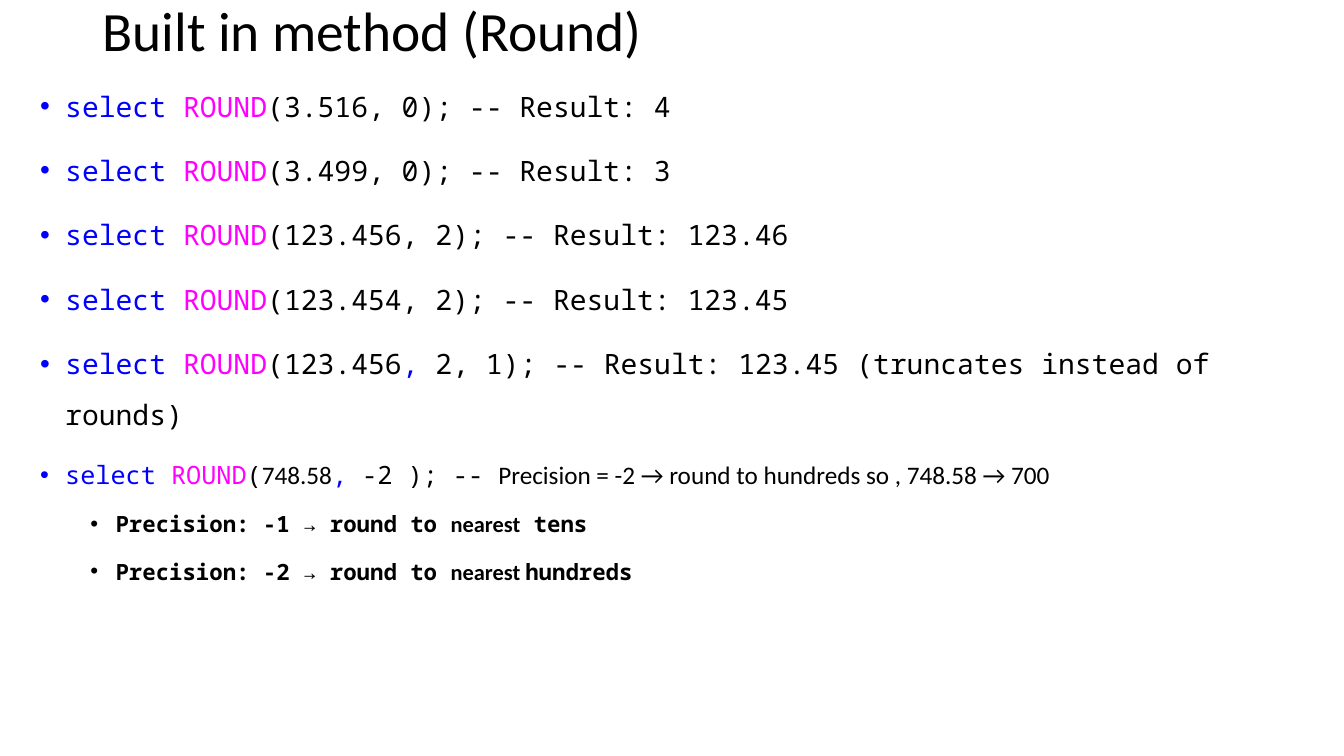
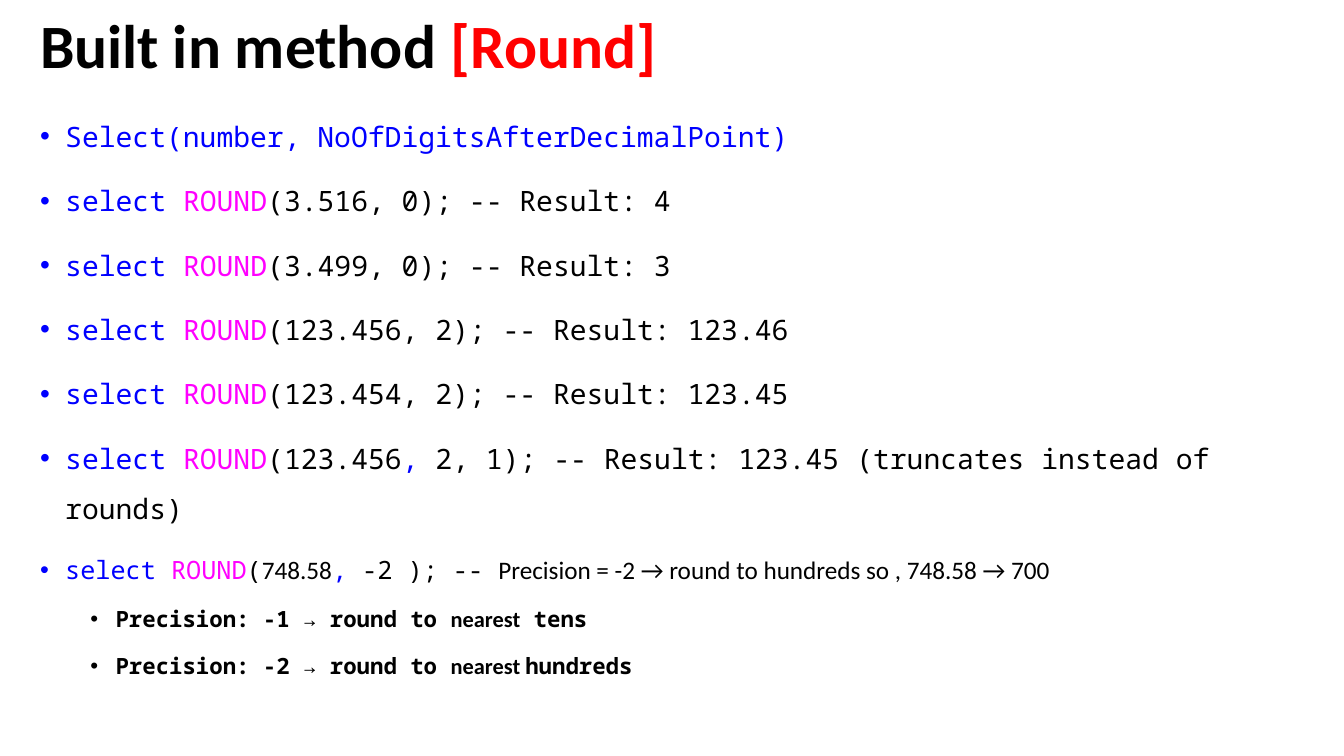
Before and after one commit to AhmedMohamedSamir1/Summary, a slide deck: slide 105 of DB.pptx. Drawn at 1344x756 pixels with LibreOffice and Linux fonts; fonts in the diff are those of the drawing. Boxes give left, top, right and bottom in pixels: in the first picture for what was removed or moved away, otherwise in the second. Text is boxed around its words. In the diff, an @@ line names an element or a change of style, - is before the commit and + after.

```diff
--- a/DB.pptx
+++ b/DB.pptx
@@ title at box(40, 23, 657, 77): text changed; size 39.6 to 44 pt; bold on @@
-Built in method (Round)
+Built in method [Round]
@@ text "Select(number, NoOfDigitsAfterDecimalPoint)": place and size @@
-text "Select(number, NoOfDigitsAfterDecimalPoint)" at box(65, 95, 1210, 581)
+text "Select(number, NoOfDigitsAfterDecimalPoint)" at box(65, 125, 1210, 675)
@@ text at box(65, 125, 788, 154): paragraph added @@
+• Select(number, NoOfDigitsAfterDecimalPoint)
```
Also in this commit, not shown: 5 other slides changed, 8 slides added, 7 other files.
